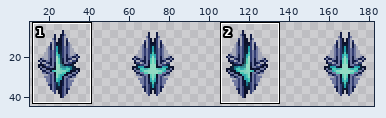
Edited in one commit: sprite sheet (Resources/Textures/Structures/Specific/Anomalies/tech_anom.rsi/pulse.png). The picture above shows the old version from afar; the outline marks the close-up.
Close-up. Before:
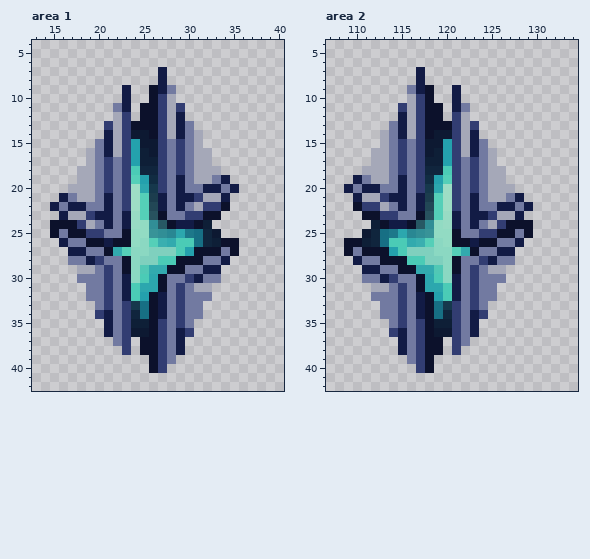
The file is 192x48 pixels. Pixels under 10% opacity are left out. Colours within 5 levels of each other are drawn and written as one. Shown: area 1: x 13..40, y 4..42; area 2: x 107..134, y 4..42. The wide view leaves out empty margins. The commit also changed other parts of the picture, which this record leaves out.
Once edited:
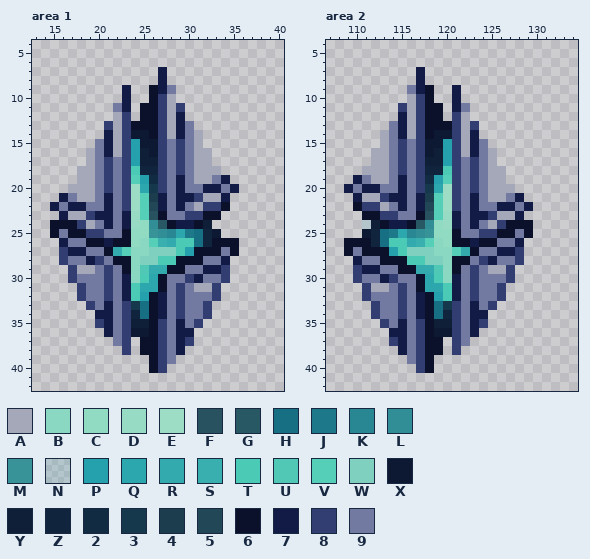
Palette (. is transparent): A #a5a8b8  B #8bd8c2  C #92dbc3  D #98dbc4  E #9eddc5  F #28525f  G #275864  H #176f84  J #1d788a  K #298793  L #318e96  M #389398  N #23a0ad26  P #24a1ad  Q #2ca7ae  R #32aaae  S #3aafb0  T #4bcbb6  U #51c8b5  V #55cfb8  W #7fd0be  X #0d1932  Y #0e1f37  Z #10253d  2 #112c42  3 #16384c  4 #1c3d4e  5 #224756  6 #0c112b  7 #121b45  8 #323d72  9 #727aa1
Changes in this commit:
Area 1:
y 26: x 33 Y -> 6
y 27: x 16 . -> 8
y 28: x 16 . -> 8; x 22 9 -> 6
y 29..30: x 17 . -> 8; x 34 . -> 8
y 31..32: x 18 . -> 8; x 33 . -> 8
y 33: x 19 . -> 8; x 21 8 -> 7; x 32 . -> 8
y 34: x 20 8 -> 7; x 32 . -> 8
y 35: x 20 . -> 8; x 29 8 -> 7; x 31 . -> 8
y 36: x 30 8 -> 7
y 37: x 30 . -> 8
Area 2:
y 24: x 111 . -> N
y 26: x 111 Y -> 6
y 27: x 128 . -> 8
y 28: x 122 9 -> 6; x 128 . -> 8
y 29..30: x 110 . -> 8; x 127 . -> 8
y 31..32: x 111 . -> 8; x 126 . -> 8
y 33: x 112 . -> 8; x 123 8 -> 7; x 125 . -> 8
y 34: x 112 . -> 8; x 124 8 -> 7
y 35: x 113 . -> 8; x 115 8 -> 7; x 124 . -> 8
y 36: x 114 8 -> 7
y 37: x 114 . -> 8
Pixel boxes of the changes (left, top, right, bottom) in both close-ups:
changed: (176, 238, 230, 346)
changed: (59, 247, 122, 328)
changed: (353, 220, 407, 346)
changed: (461, 247, 524, 328)
